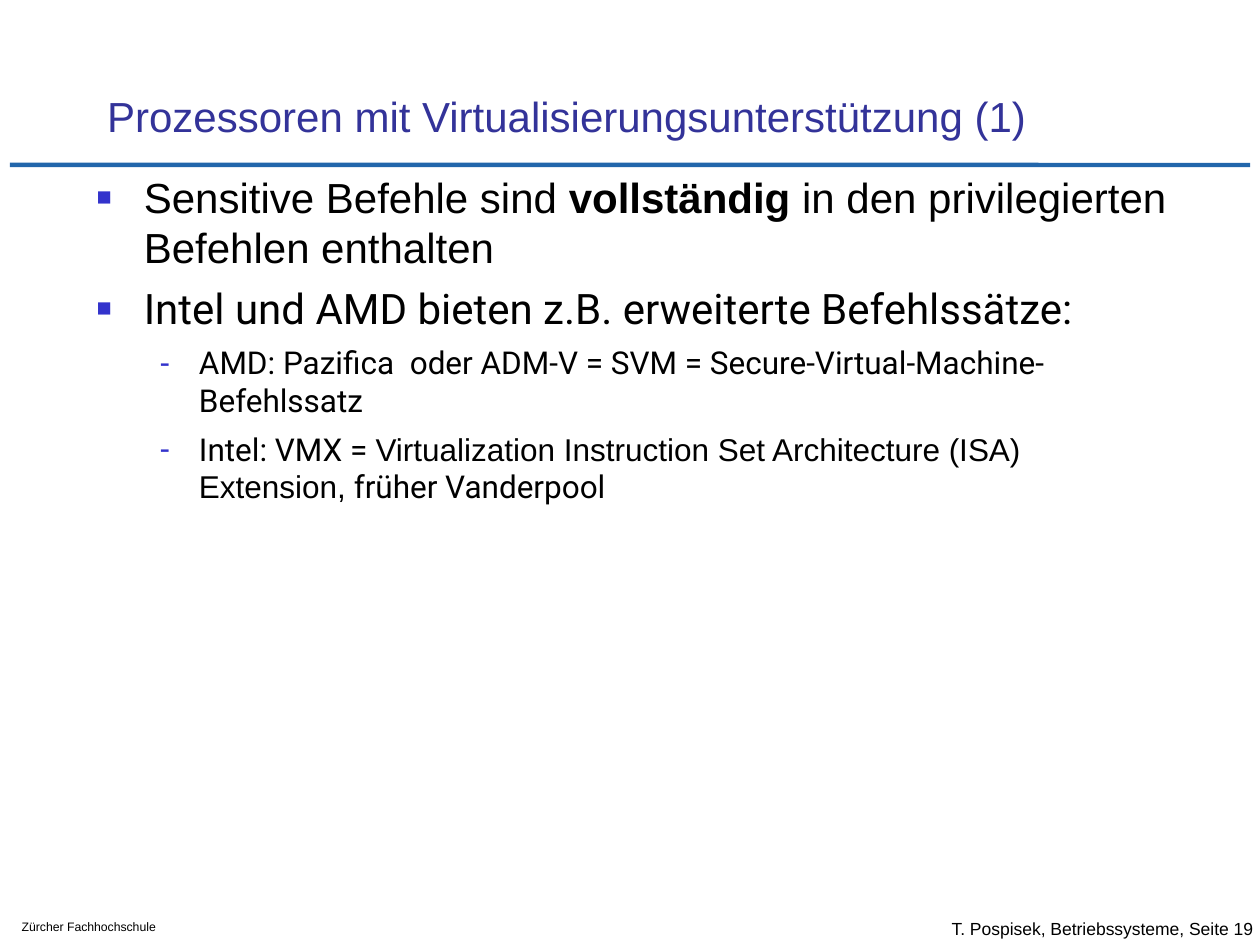
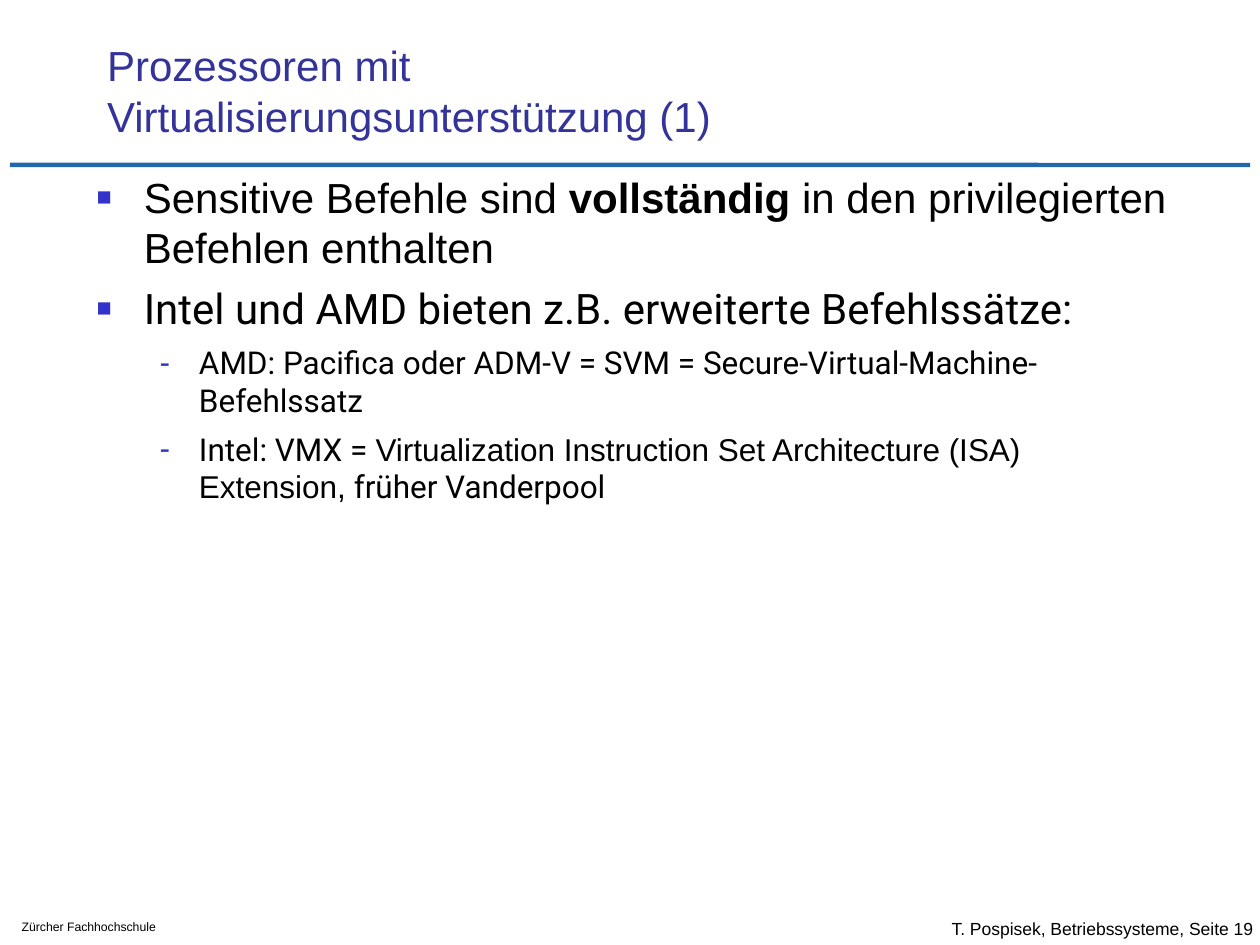
Before and after one commit to tpo/betriebssysteme, a slide deck: slide 19 of 13_Betriebssystemvirtualisierung.odp. Drawn at 1260x945 pixels with LibreOffice and Linux fonts; fonts in the diff are those of the drawing; background and template pictures are left out. Boxes give left, top, right and bottom in pixels: in the first picture for what was removed or moved away, otherwise in the second. Text is boxed around its words. In the diff, an @@ line names an element or a change of style, - is before the commit and + after.

```diff
--- a/13_Betriebssystemvirtualisierung.odp
+++ b/13_Betriebssystemvirtualisierung.odp
@@ title "Prozessoren mit Virtualisierungsunterstützung (1)" rewrapped from [107, 101, 1026, 140] to [107, 50, 710, 140] @@
@@ text at [199, 350, 1037, 413]: text changed @@
-  – AMD: Pazifica oder ADM-V = SVM = Secure-Virtual-Machine-Befehlssatz
+  – AMD: Pacifica oder ADM-V = SVM = Secure-Virtual-Machine-Befehlssatz
```
Also in this commit, not shown: 9 other slides changed, 3 other files.
